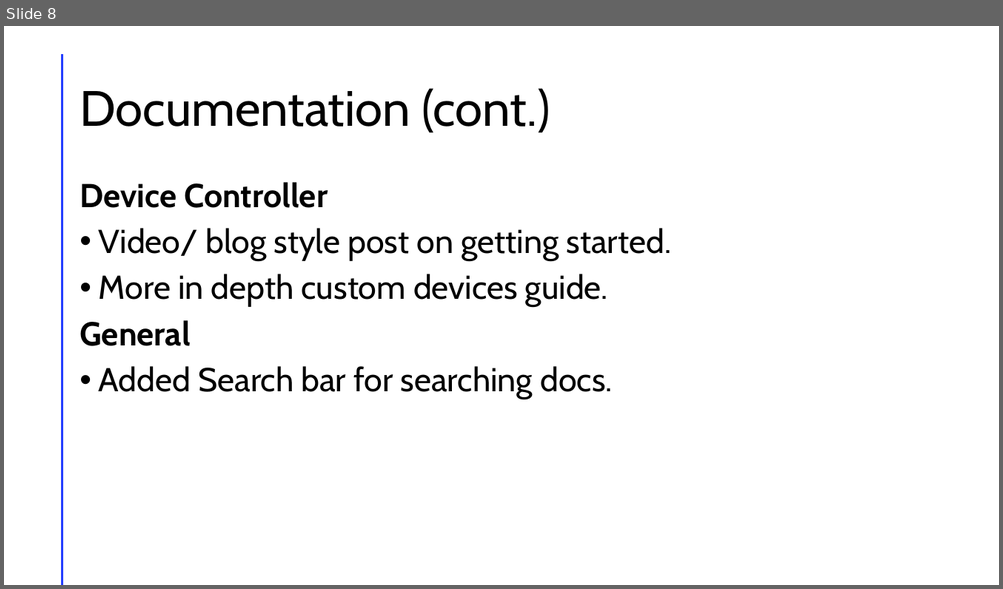
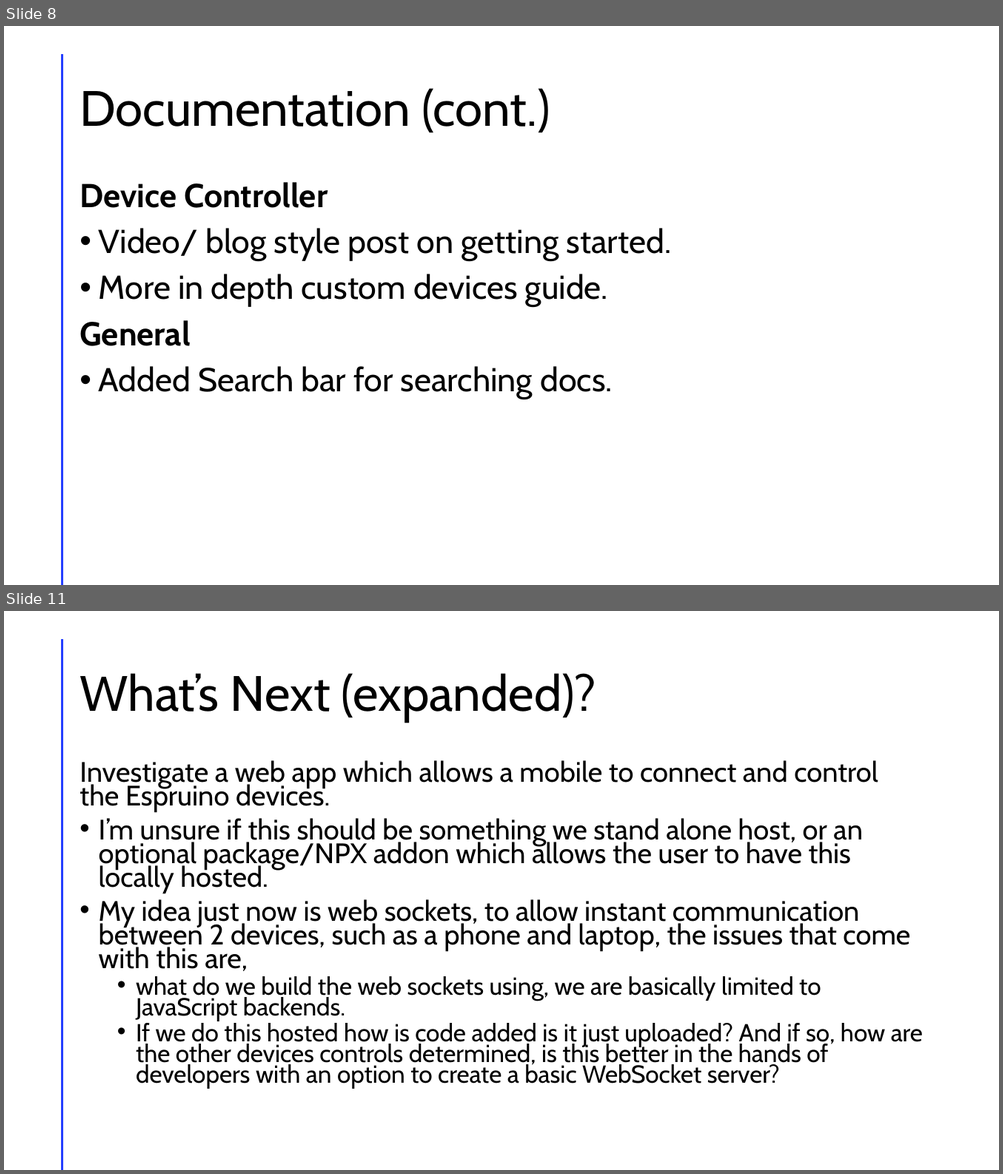
Before and after one commit to callummclu/dissertation, a slide deck: meetings/week 6/week6_presentation.pptx. Shown one above the other, each under a label of ours: slide 8 before the commit, slides 8 and 11 after it; the slides between them are not shown. The pictures are 1003x589 and 1003x1174 pixels, drawn with LibreOffice and Linux fonts; fonts in the diff are those of the drawing. Boxes give left, top, right and bottom in pixels: in the first picture for what was removed or moved away, otherwise in the second. Text is boxed around its words. In the diff, an @@ line names an element or a change of style, - is before the commit and + after.

```diff
--- a/meetings/week 6/week6_presentation.pptx
+++ b/meetings/week 6/week6_presentation.pptx
@@ slide 11 added at bbox=[4, 611, 999, 1170], background #FFFFFF; not listed: 1 template element that a slide beside it also shows @@
@@ title added at bbox=[79, 673, 597, 722], 48 pt, text #000000 @@
+What’s Next (expanded)?
@@ text added at bbox=[79, 760, 922, 1089], 27.2 pt, text #000000 @@
+Investigate a web app which allows a mobile to connect and control the Espruino devices.
+• I’m unsure if this should be something we stand alone host, or an optional package/NPX addon which allows the user to have this locally hosted.
+• My idea just now is web sockets, to allow instant communication between 2 devices, such as a phone and laptop, the issues that come with this are,
+  • what do we build the web sockets using, we are basically limited to JavaScript backends.
+  • If we do this hosted how is code added is it just uploaded? And if so, how are the other devices controls determined, is this better in the hands of developers with an option to create a basic WebSocket server?
```
Also in this commit, not shown: 4 slides changed.
